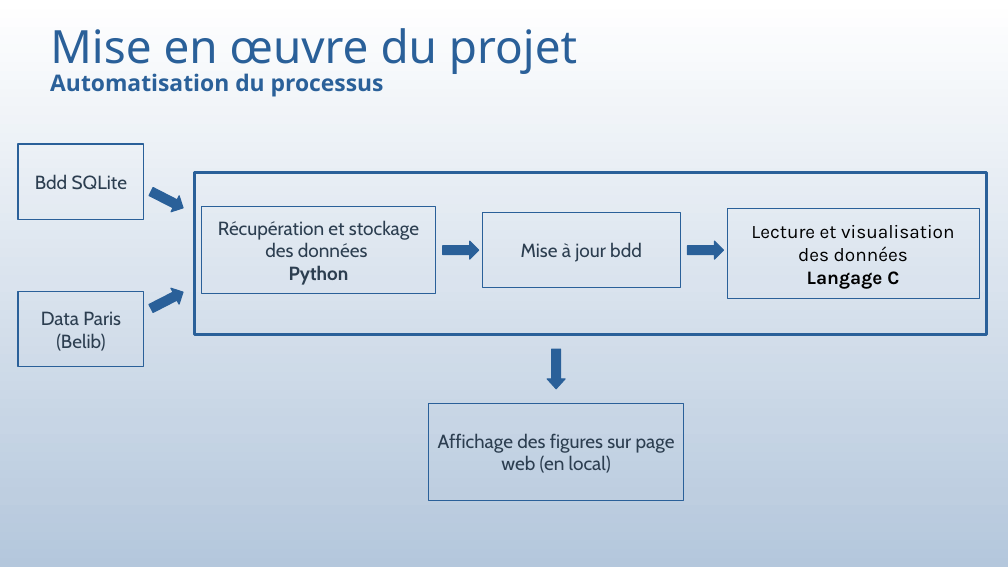
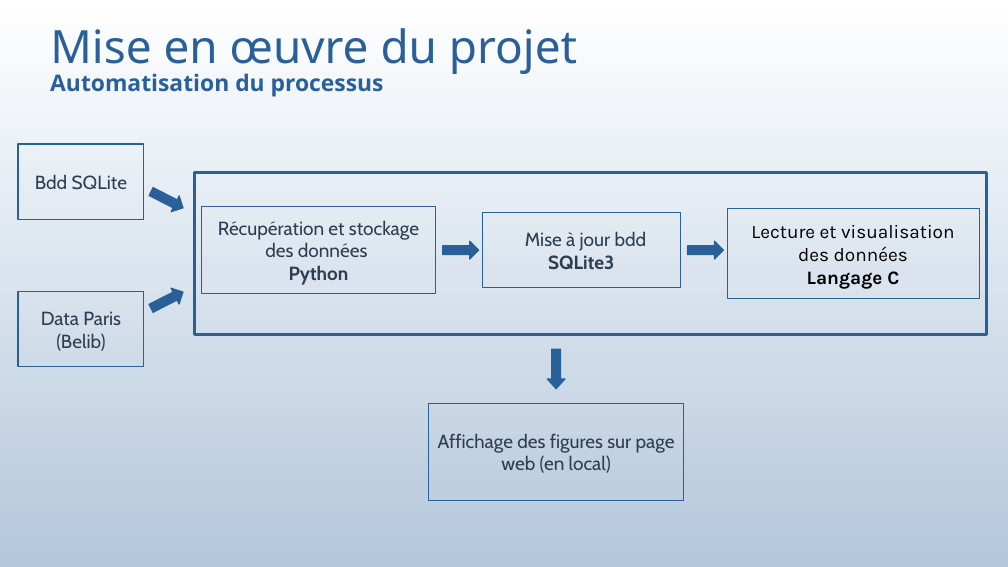
Before and after one commit to bauj/AJC_projet_belib, a slide deck: slide 37 of presentation_projet.odp (slide 27 before the commit). Drawn at 1008x567 pixels with LibreOffice and Linux fonts; fonts in the diff are those of the drawing. Boxes give left, top, right and bottom in pixels: in the first picture for what was removed or moved away, otherwise in the second. Text is boxed around its words. In the diff, an @@ line names an element or a change of style, - is before the commit and + after.

```diff
--- a/presentation_projet.odp
+++ b/presentation_projet.odp
@@ text in rectangle at (548,255,614,270): paragraph added @@
+SQLite3
```
Also in this commit, not shown: 6 other slides changed, 10 slides added, 3 other files.
